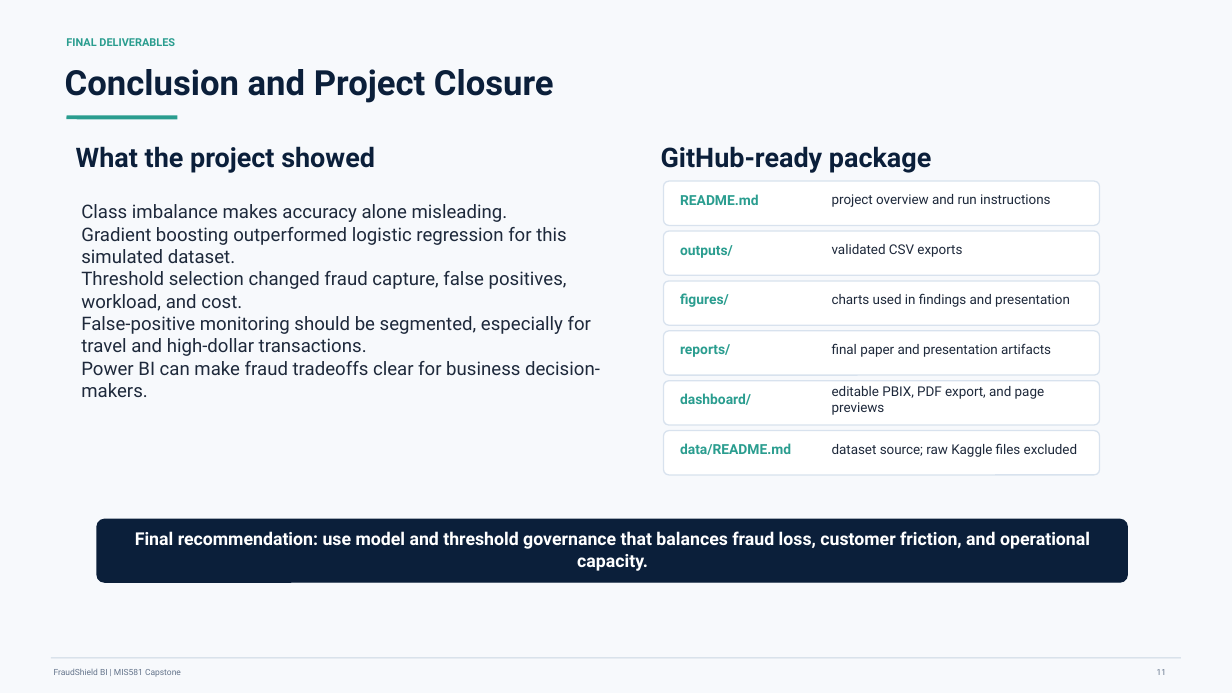
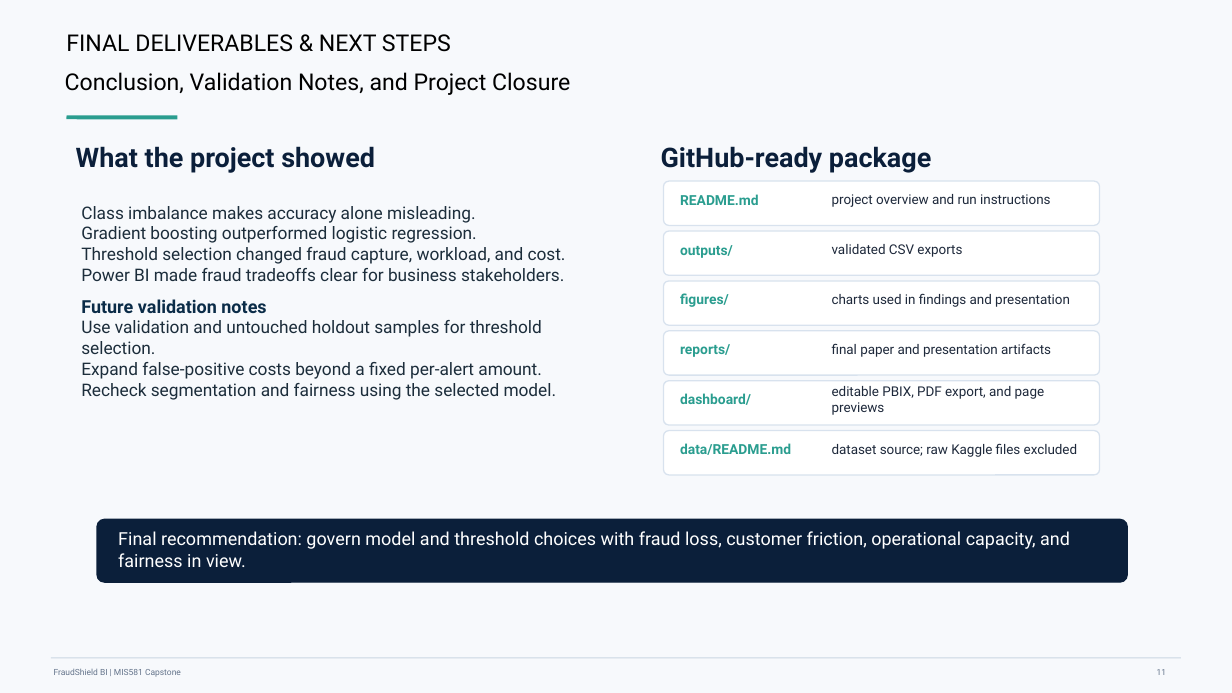
Before and after one commit to kaymerc/fraudshield-bi-false-positive-tax, a slide deck: slide 11 of presentation/FraudShield_BI_Module_8_Presentation.pptx. Drawn at 1232x693 pixels with LibreOffice and Linux fonts; fonts in the diff are those of the drawing. Boxes give left, top, right and bottom in pixels: in the first picture for what was removed or moved away, otherwise in the second. Text is boxed around its words. In the diff, an @@ line names an element or a change of style, - is before the commit and + after.

```diff
--- a/presentation/FraudShield_BI_Module_8_Presentation.pptx
+++ b/presentation/FraudShield_BI_Module_8_Presentation.pptx
@@ text at [66, 34, 451, 52]: text changed; size 8.5 to 18 pt; text colour #2A9D8F to #000000; bold off @@
-FINAL DELIVERABLES
+FINAL DELIVERABLES & NEXT STEPS
@@ text at [65, 72, 570, 95]: text changed; size 27 to 18 pt; text colour #0B1F3A to #000000; bold off @@
-Conclusion and Project Closure
+Conclusion, Validation Notes, and Project Closure
@@ text at [81, 206, 476, 223]: size 14.5 to 13.5 pt, text colour #1E293B to #1C2D3B in "Class imbalance makes accuracy alone misleading." @@
@@ text at [81, 226, 566, 400]: text changed; size 14.5 to 13.5 pt; text colour #1E293B to #1C2D3B @@
-Gradient boosting outperformed logistic regression for this simulated dataset.
-Threshold selection changed fraud capture, false positives, workload, and cost.
-False-positive monitoring should be segmented, especially for travel and high-dollar transactions.
-Power BI can make fraud tradeoffs clear for business decision-makers.
+Gradient boosting outperformed logistic regression.
+Threshold selection changed fraud capture, workload, and cost.
+Power BI made fraud tradeoffs clear for business stakeholders.
+Future validation notes
+Use validation and untouched holdout samples for threshold selection.
+Expand false-positive costs beyond a fixed per-alert amount.
+Recheck segmentation and fairness using the selected model.
@@ text at [118, 531, 1070, 567]: text changed; size 13.8 to 14 pt; bold off @@
-Final recommendation: use model and threshold governance that balances fraud loss, customer friction, and operational capacity.
+Final recommendation: govern model and threshold choices with fraud loss, customer friction, operational capacity, and fairness in view.
```
Also in this commit, not shown: 2 other slides changed, 2 other files.
